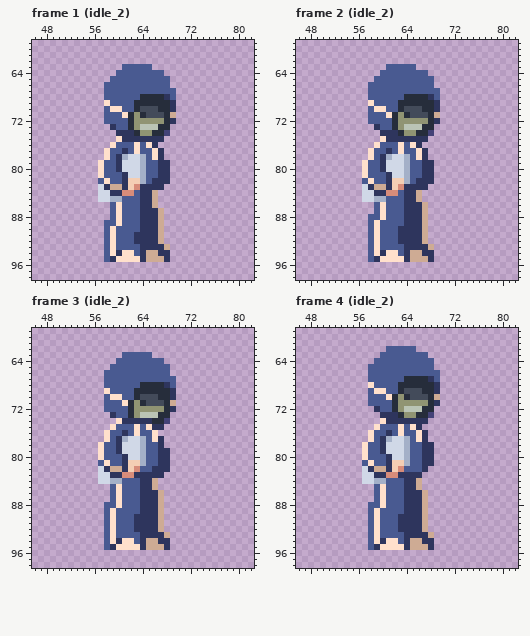
Pixel-art file -- Assets/Art/Shelter/Characters/no03_tags/idle_2.aseprite. The picture above is the old version.
128x128 pixels, 10 frames. Shown: frame 1 (idle_2): x 46..82, y 59..98; frame 2 (idle_2): x 46..82, y 59..98; frame 3 (idle_2): x 46..82, y 59..98; frame 4 (idle_2): x 46..82, y 59..98. The commit also changed other frames, which this record leaves out.
And afterwards:
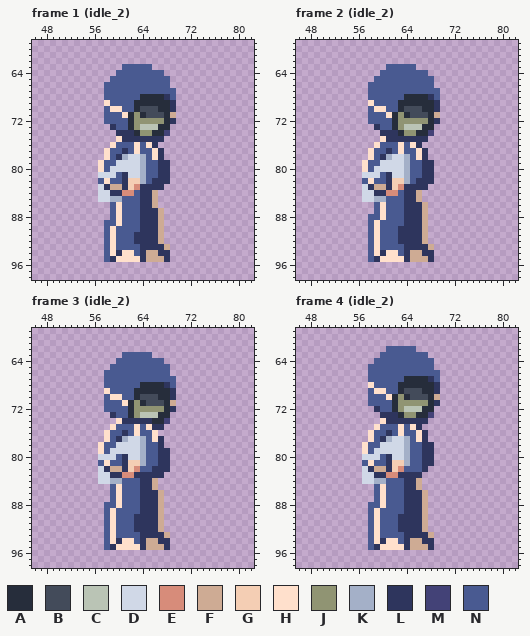
Palette (. is transparent): A #262d3b  B #434b5a  C #bac4b5  D #d0d8e7  E #d78c7a  F #ceab94  G #f4ceb4  H #ffe0cc  J #909473  K #a4b0c8  L #2e355d  M #434277  N #495a91
Change:
layer "acc" added
layer "no3/acc" removed
Changed rows in their new state; - is an unchanged pixel.
Frame 1 (idle_2), layer "acc":
first column x 57:
79 ---D
80 --DD
81 DDD-
Frame 2 (idle_2), layer "acc": the same change as frame 1 (idle_2)
Frame 3 (idle_2), layer "acc":
first column x 57:
78 ---D
79 --DD
80 DDD-
Frame 4 (idle_2), layer "acc": the same change as frame 3 (idle_2)
Boxes around the changes in both pictures, in picture pixels (x1, y1, x2, y2):
changed: (98, 160, 122, 178)
changed: (362, 160, 386, 178)
changed: (98, 442, 122, 460)
changed: (362, 442, 386, 460)
